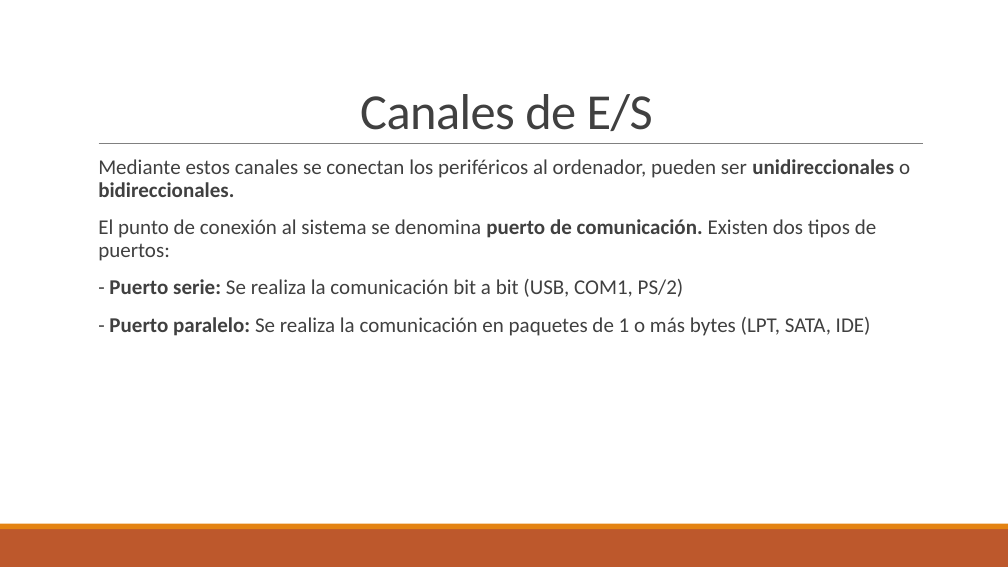
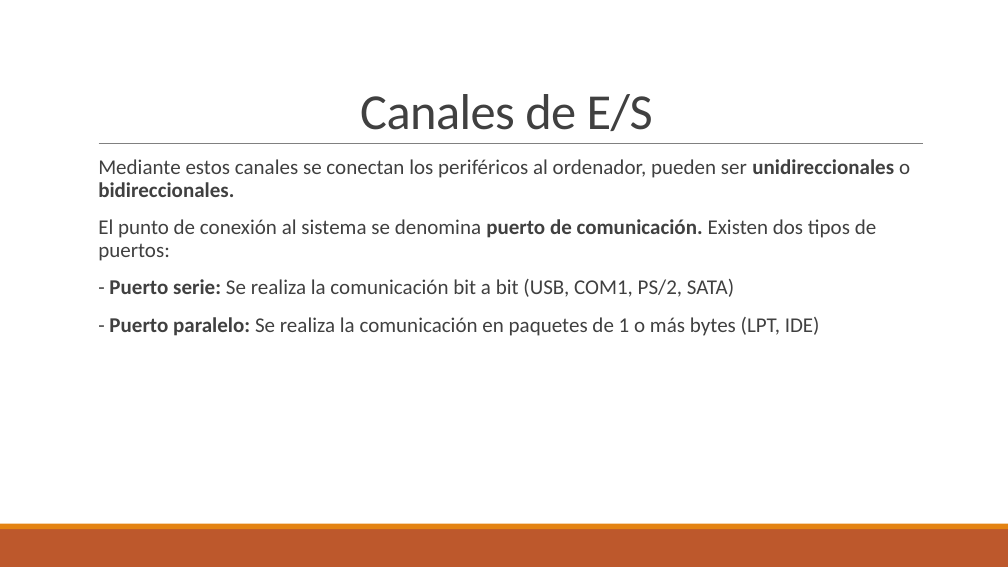
Before and after one commit to valeixosb/valeixosb.github.io, a slide deck: slide 16 of assets/curso/20_Tema.pptx. Drawn at 1008x567 pixels with LibreOffice and Linux fonts; fonts in the diff are those of the drawing. Boxes give left, top, right and bottom in pixels: in the first picture for what was removed or moved away, otherwise in the second. Text is boxed around its words. In the diff, an @@ line names an element or a change of style, - is before the commit and + after.

```diff
--- a/assets/curso/20_Tema.pptx
+++ b/assets/curso/20_Tema.pptx
@@ text at bbox=[109, 279, 820, 336]: text changed @@
-  - Puerto serie: Se realiza la comunicación bit a bit (USB, COM1, PS/2)
-  - Puerto paralelo: Se realiza la comunicación en paquetes de 1 o más bytes (LPT, SATA, IDE)
+  - Puerto serie: Se realiza la comunicación bit a bit (USB, COM1, PS/2, SATA)
+  - Puerto paralelo: Se realiza la comunicación en paquetes de 1 o más bytes (LPT, IDE)
```
Also in this commit, not shown: 5 other slides changed.
